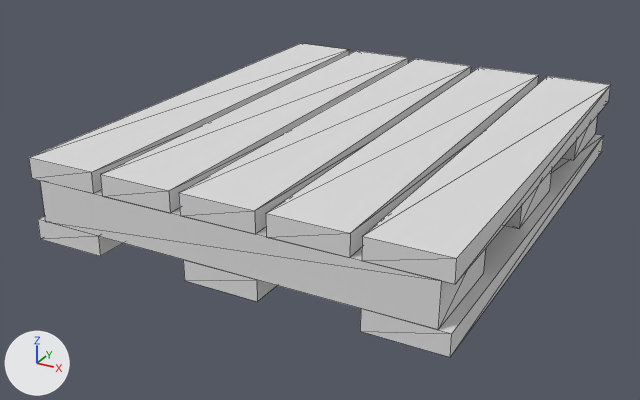
The glTF model public/models/palette.glb, before and after one commit.
Before and after are seen from a 50 mm lens placed at (1.041, -2.087, 0.991), pointed at (-0.057, -0.09, -0.007). The axes (+X, +Y, +Z) are drawn at lower left. The lights are the same throughout. Mesh edges are drawn as thin lines. Where no turn or scale is listed for an object, it has been applied to the vertices.

Names of what the first picture shows: 'palette'.
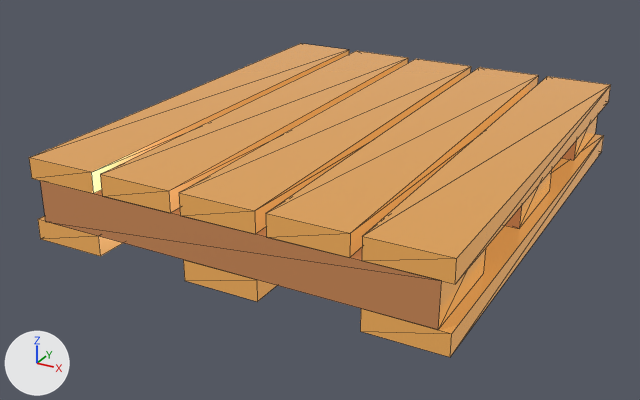
Location of each change, (x1, y1, x2, y2) in pixels of the pictures (640 x 400 px):
```json
{"object": "palette", "change": "recoloured", "before": [29, 43, 611, 357], "after": [29, 43, 611, 357], "on screen": "white to orange"}
```

Scene script edits in JSON lines:
```json
{"op": "add", "block": "img_base", "code": ["img_base = load_image('base', '_unpacked/base', 1024, 1024, 'sRGB')"]}
{"op": "add", "block": "mat_lowpoly_colors_001", "code": ["mat_lowpoly_colors_001 = bpy.data.materials.new('LOWPOLY-COLORS.001')", "# uses the picture img_base"]}
{"block": "me_palette", "where": "me_palette.from_pydata(...)  # 88 vertices, 132 faces; spans x -0.55..0.55, y -0.66..0.66, z 0.0..0.22"}
{"op": "remove", "block": "me_palette", "code": "me_palette.materials.append(mat_lowpoly_colors)  # white #e7e7e7"}
{"op": "add", "block": "me_palette", "code": "me_palette.materials.append(mat_lowpoly_colors_001)"}
```
